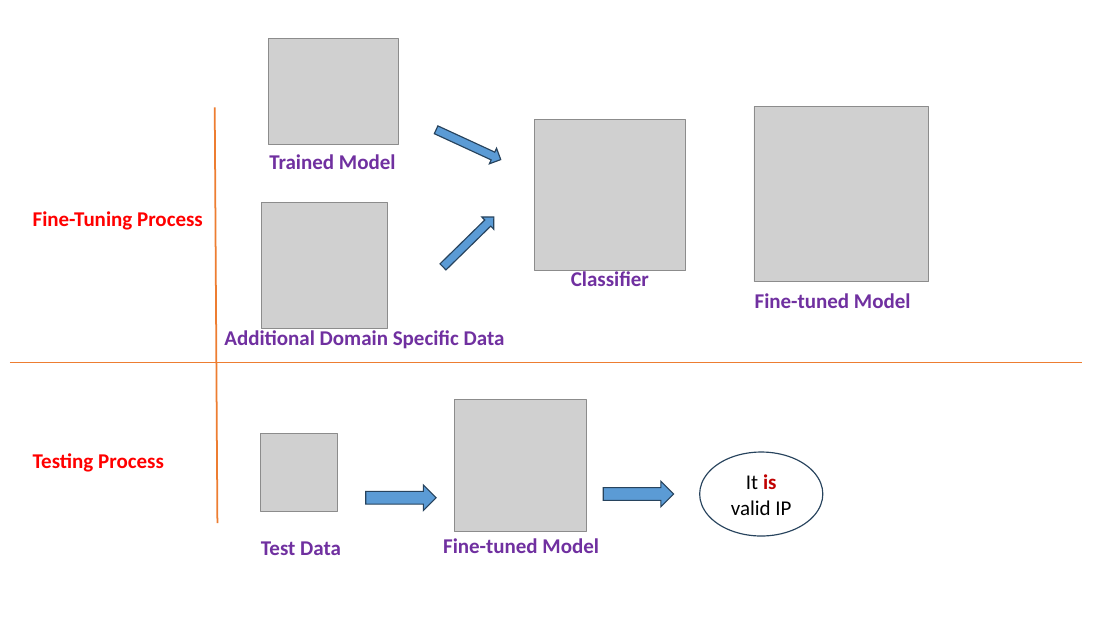
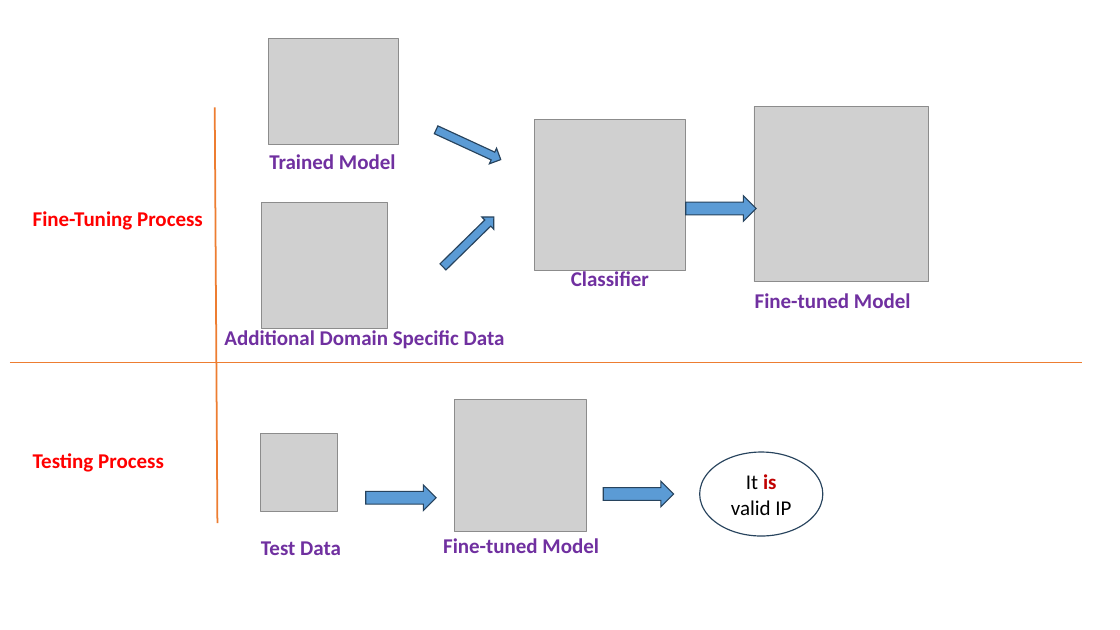
Before and after one commit to frankwxu/digital-forensics-lab, a slide deck: slide 9 of AI4Forensics/IP_Identifier_Fine_Tuning/IP_Identifer_Fine_Tuning.pptx (slide 8 before the commit). Drawn at 1120x630 pixels with LibreOffice and Linux fonts; fonts in the diff are those of the drawing; grey boxes stand for pictures; background and template pictures are left out. Boxes give left, top, right and bottom in pixels: in the first picture for what was removed or moved away, otherwise in the second. Text is boxed around its words. In the diff, an @@ line names an element or a change of style, - is before the commit and + after.

```diff
--- a/AI4Forensics/IP_Identifier_Fine_Tuning/IP_Identifer_Fine_Tuning.pptx
+++ b/AI4Forensics/IP_Identifier_Fine_Tuning/IP_Identifer_Fine_Tuning.pptx
@@ right arrow added at box(686, 196, 756, 221), fill #5B9BD5, outline #28445D 1 pt @@
```
Also in this commit, not shown: 19 other slides changed, 1 slide added.
